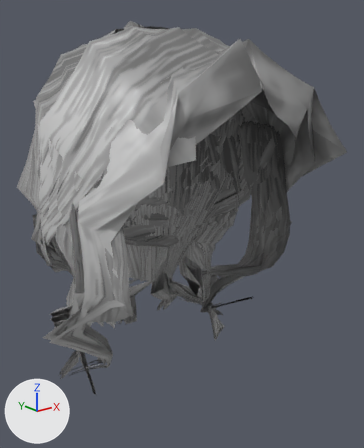
What one commit did to the glTF model public/models/daz_hair_ballerina_bun.glb.
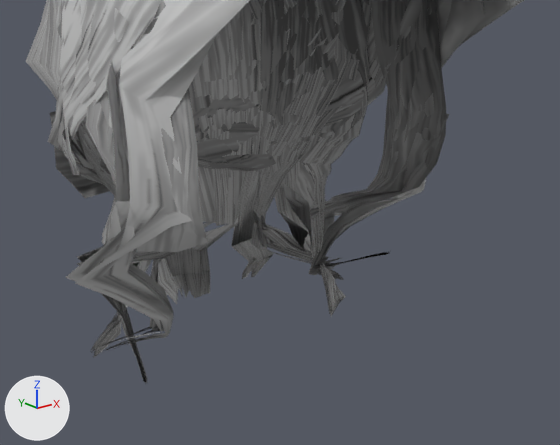
Each version appears first whole from a 50 mm camera at (-0.194, -0.27, 0.109) aimed at (0.015, -0.009, 0.005), and next in a close-up from a 50 mm camera at (-0.202, -0.281, 0.066) aimed at (0.006, -0.02, -0.038). The lights are fixed; the arrows at lower left show +X, +Y and +Z. The last two pictures show the newer version. Vertices at exactly the same position are counted once.

The first close-up shows 'daz_hair_ballerina_bun'.
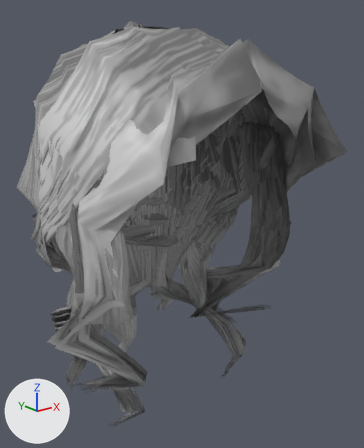
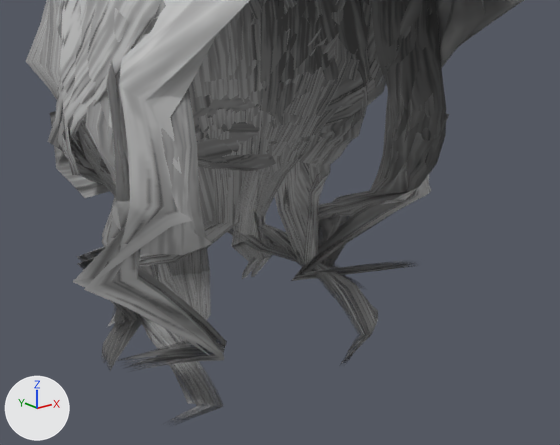
Where the change shows, as pixel boxes [x1, y1, x2, y2] in the close-ups (560 x 445 px; the box of a moved part takes in the faces that stretch with it):
'daz_hair_ballerina_bun', reshaped
    before: [26, 0, 524, 385]
    after: [26, 0, 524, 426]
part 1 of me_daz_hair_ballerina_bun, moved or reshaped
    before: [66, 162, 427, 385]
    after: [73, 162, 431, 426]
part 2 of me_daz_hair_ballerina_bun, edited (looks the same)
    both: [26, 0, 524, 298]

Patch to the scene script:
```diff
--- a/public/models/daz_hair_ballerina_bun.glb.py
+++ b/public/models/daz_hair_ballerina_bun.glb.py
@@ mat_daz_hair_ballerina_bun_mat_1 @@
+mat_daz_hair_ballerina_bun_mat_1 = principled_material('daz_hair_ballerina_bun_Mat')
+mat_daz_hair_ballerina_bun_mat_1.texture = img_image_0  # with its transparency
+mat_daz_hair_ballerina_bun_mat_1.roughness = 0.46
@@ me_daz_hair_ballerina_bun @@
 # used by ob_daz_hair_ballerina_bun; location = (0.0, 0.0, 0.0)
-me_daz_hair_ballerina_bun.from_pydata(...)  # 6050 vertices, 10256 faces; spans x -0.094..0.102, y -0.099..0.094, z -0.111..0.136
+me_daz_hair_ballerina_bun.from_pydata(...)  # 6320 vertices, 10995 faces; spans x -0.094..0.102, y -0.099..0.094, z -0.136..0.136
+# me_daz_hair_ballerina_bun part 1: 817 vertices moved from x -0.094..0.095, y -0.049..0.02, z -0.105..-0.027 to x -0.094..0.095, y -0.05..0.02, z -0.105..-0.027; 259 vertices removed from x -0.076..0.102, y -0.041..0.02, z -0.108..-0.027; 537 vertices added at x -0.076..0.102, y -0.046..0.08, z -0.136..-0.027
+# me_daz_hair_ballerina_bun part 2: 9666 faces spanning x -0.094..0.095, y -0.099..0.094, z -0.111..0.136 switch from mat_daz_hair_ballerina_bun_mat to mat_daz_hair_ballerina_bun_mat_1 (picture img_image_0)
+# other edits to the shape of me_daz_hair_ballerina_bun do not show in these pictures
```
